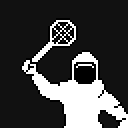
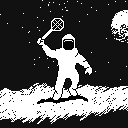
Layered file, before and after one edit (128px x 128px). Changes by layer:
hid "Eingefügte Ebene-Kopie" over [20, 18, 128, 128]
showed "Eingefügte Ebene #2" over [36, 17, 93, 104]
showed "Eingefügte Ebene #1" over [0, 0, 128, 124]
